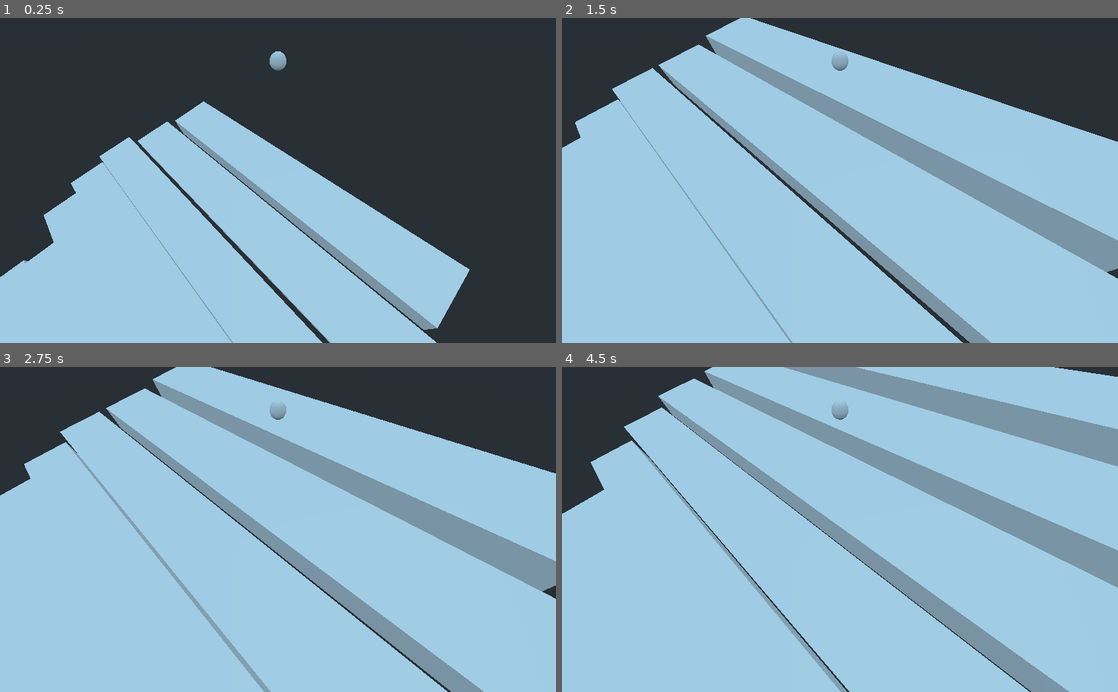
Above: before the commit, frames 1-4 (two rows, left to right).
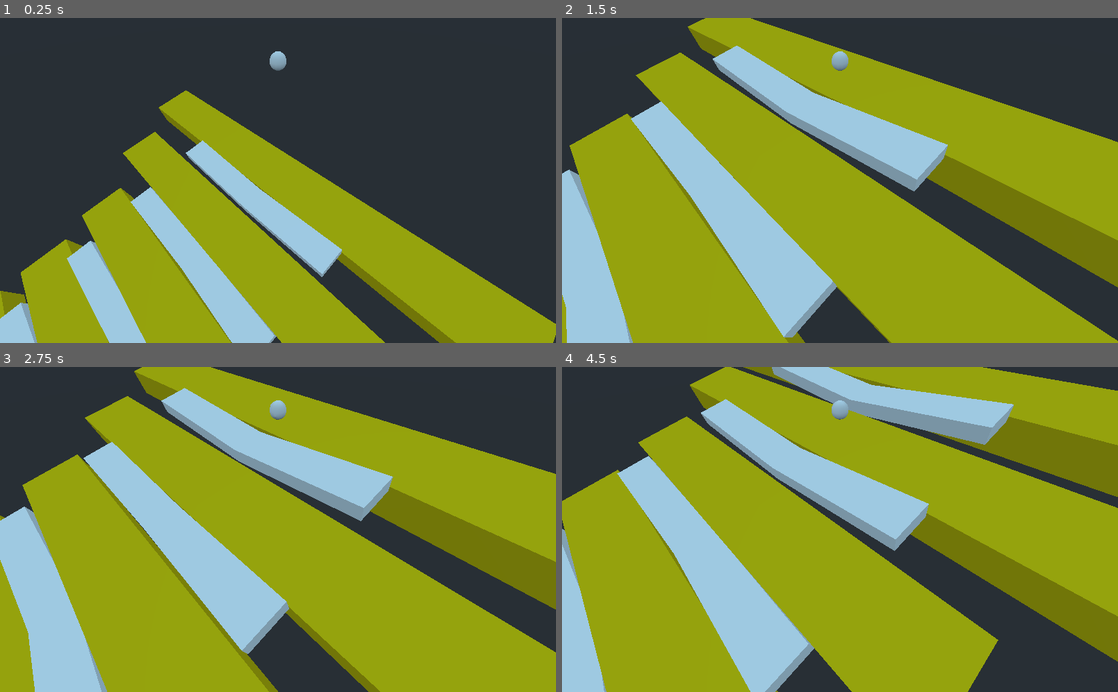
Above: after the commit, the same moments.

Repository: dmgarland/xylophone
Game: Godot game, scene res://Main.tscn
The game is run twice, just before and just after one commit, with the same random seed, the same clock (stepped at 60 frames per second) and the same inputs.
Inputs:
- Up to frame 1 (0.25 s): no input
- Up to frame 2 (1.5 s): no input
- Up to frame 3 (2.75 s): no input
- Up to frame 4 (4.5 s): no input

The runs differ from the first frame. In frame 1, 37% of the frame differs, in the area x 0-100%, y 22-100%; in frame 2, 69%; in frame 3, 71%; in frame 4, 80%, in the area x 0-100%, y 0-100%.

Commit message:
adding slopes to keep ball on track

Diff:
--- a/Main.gd
+++ b/Main.gd
@@ -18,8 +18,8 @@
 func add_note():
 	var note = Note.instance()
 	note.steps = r.randi_range(-12, 12)
-	var y: float = notes_played * note.height
-	var z: float = notes_played * note.depth
+	var y: float = (notes_played * 2)
+	var z: float = notes_played * 6
 	note.translate(Vector3(0, -y, z))
 	note.rotate_x(deg2rad(12))
 	note.connect("note_ended", self, "add_note")
--- a/Note.gd
+++ b/Note.gd
@@ -1,4 +1,4 @@
-extends CSGBox
+extends CSGCombiner
 
 const ref_freq = 440.0
 const A = pow(2.0, 1.0 / 12.0)
@@ -22,23 +22,24 @@
 
 func _ready():
 	pulse_hz = ref_freq * pow(A, steps)
-	width = steps + 40
-	$Player.stream.mix_rate = sample_hz
-	playback = $Player.get_stream_playback()
+	$note.width = 24 - steps
+	$player.stream.mix_rate = sample_hz
+	playback = $player.get_stream_playback()
 	_fill_buffer()
+
 
 func _process(delta):
 	_fill_buffer()
 
-	if $Player.playing:
+	if $player.playing:
 		if amp.x < 0.01:
-			$Player.stop()
+			$player.stop()
 			emit_signal('note_ended')
-			#queue_free()
+			queue_free()
 
 		else:
 			amp = amp.linear_interpolate(Vector2.ZERO, delta)
 
 func sound():
-	if !$Player.playing:
-		$Player.play()
+	if !$player.playing:
+		$player.play()
--- a/Note.tscn
+++ b/Note.tscn
@@ -1,15 +1,43 @@
-[gd_scene load_steps=3 format=2]
+[gd_scene load_steps=4 format=2]
 
 [ext_resource path="res://Note.gd" type="Script" id=1]
 
 [sub_resource type="AudioStreamGenerator" id=1]
 
-[node name="Note" type="CSGBox"]
+[sub_resource type="SpatialMaterial" id=2]
+albedo_color = Color( 0.933333, 0.796078, 0.0431373, 1 )
+
+[node name="note_container" type="CSGCombiner"]
 use_collision = true
+script = ExtResource( 1 )
+
+[node name="player" type="AudioStreamPlayer3D" parent="."]
+stream = SubResource( 1 )
+doppler_tracking = 1
+
+[node name="note" type="CSGBox" parent="."]
 width = 16.0
 depth = 4.0
-script = ExtResource( 1 )
+material = SubResource( 2 )
 
-[node name="Player" type="AudioStreamPlayer3D" parent="."]
-stream = SubResource( 1 )
-doppler_tracking = 1
+[node name="slope_left" type="CSGCombiner" parent="."]
+transform = Transform( 1, 0, 0, 0, 1, 0, 0, 0, 1, -4, 0.75, 3 )
+
+[node name="sheared" type="CSGBox" parent="slope_left"]
+transform = Transform( 1, -10, 0, 0, 1, 0, 0, 0, 1, 0, 0, 0 )
+width = 8.0
+
+[node name="box" type="CSGBox" parent="slope_left"]
+operation = 1
+width = 8.0
+
+[node name="slope_right" type="CSGCombiner" parent="."]
+transform = Transform( 1, 0, 0, 0, 1, 0, 0, 0, 1, 4, 0.75, 3 )
+
+[node name="sheared" type="CSGBox" parent="slope_right"]
+transform = Transform( 1, 10, 0, 0, 1, 0, 0, 0, 1, 0, 0, 0 )
+width = 8.0
+
+[node name="box" type="CSGBox" parent="slope_right"]
+operation = 1
+width = 8.0
